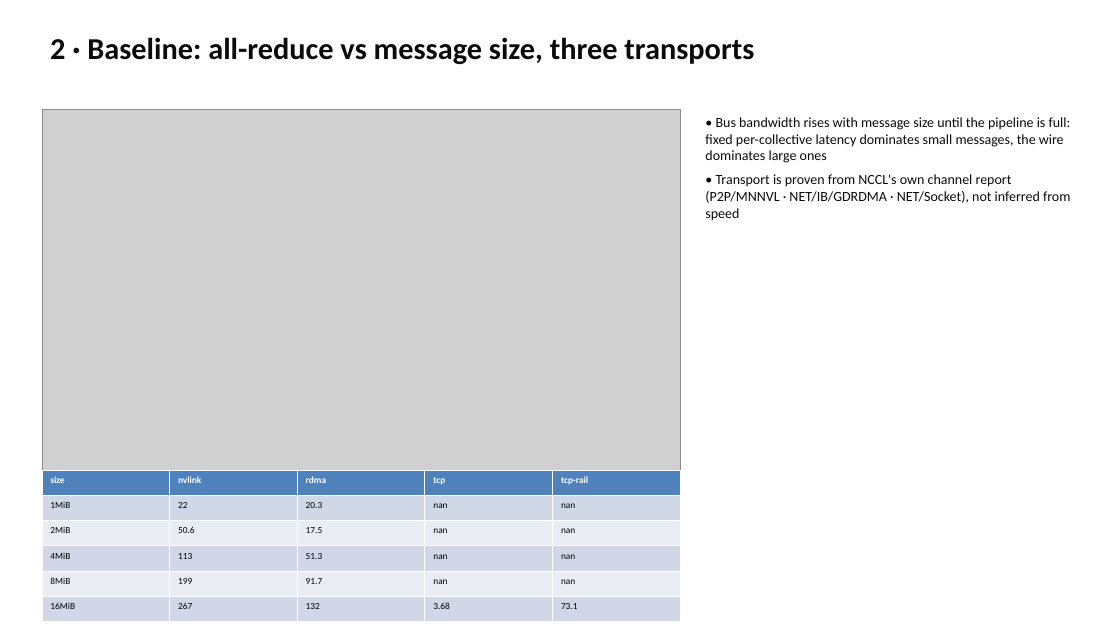
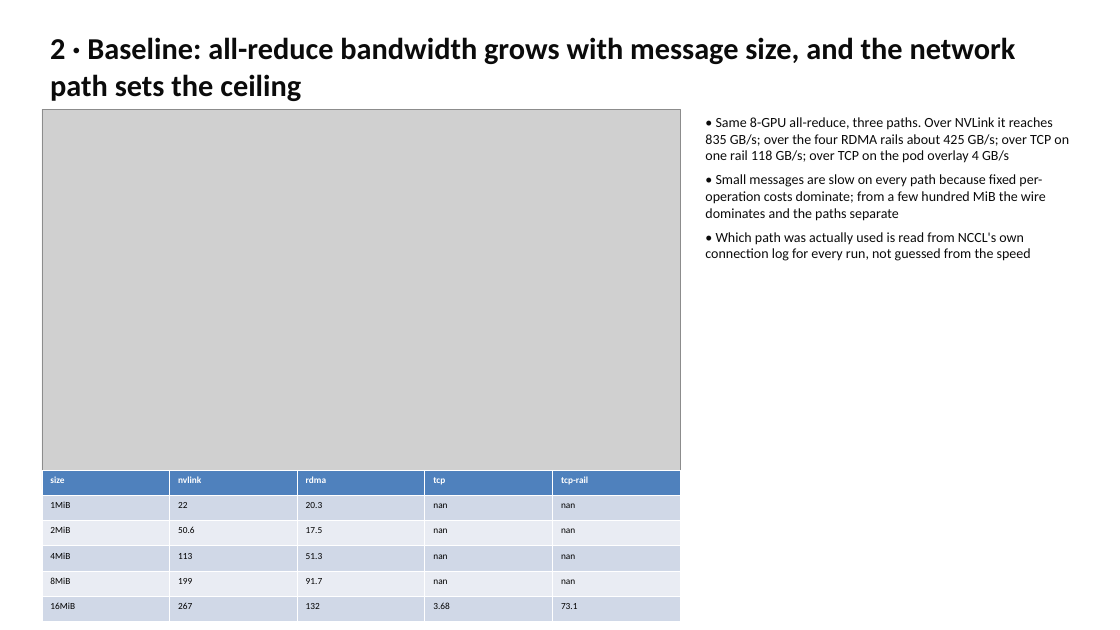
Before and after one commit to drkennetz/nccl_to_training_walkthrough, a slide deck: slide 4 of slides/compass.pptx (slide 5 before the commit). Drawn at 1120x630 pixels with LibreOffice and Linux fonts; fonts in the diff are those of the drawing; grey boxes stand for pictures. Boxes give left, top, right and bottom in pixels: in the first picture for what was removed or moved away, otherwise in the second. Text is boxed around its words. In the diff, an @@ line names an element or a change of style, - is before the commit and + after.

```diff
--- a/slides/compass.pptx
+++ b/slides/compass.pptx
@@ text at box(50, 37, 1016, 101): text changed @@
-2 · Baseline: all-reduce vs message size, three transports
+2 · Baseline: all-reduce bandwidth grows with message size, and the network path sets the ceiling
@@ text at box(705, 117, 1069, 261): text changed @@
-• Bus bandwidth rises with message size until the pipeline is full: fixed per-collective latency dominates small messages, the wire dominates large ones
-• Transport is proven from NCCL's own channel report (P2P/MNNVL · NET/IB/GDRDMA · NET/Socket), not inferred from speed
+• Same 8-GPU all-reduce, three paths. Over NVLink it reaches 835 GB/s; over the four RDMA rails about 425 GB/s; over TCP on one rail 118 GB/s; over TCP on the pod overlay 4 GB/s
+• Small messages are slow on every path because fixed per-operation costs dominate; from a few hundred MiB the wire dominates and the paths separate
+• Which path was actually used is read from NCCL's own connection log for every run, not guessed from the speed
```
Also in this commit, not shown: 8 other slides changed, 1 slide added, 3 slides removed, 6 other files.
